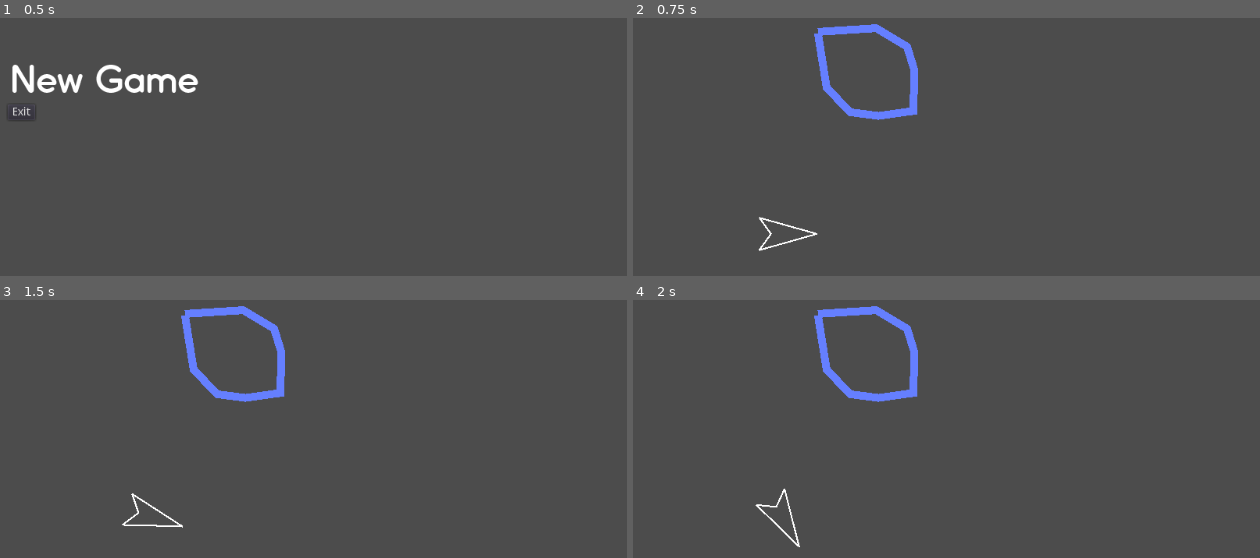
Above: before the commit, frames 1-4 (two rows, left to right).
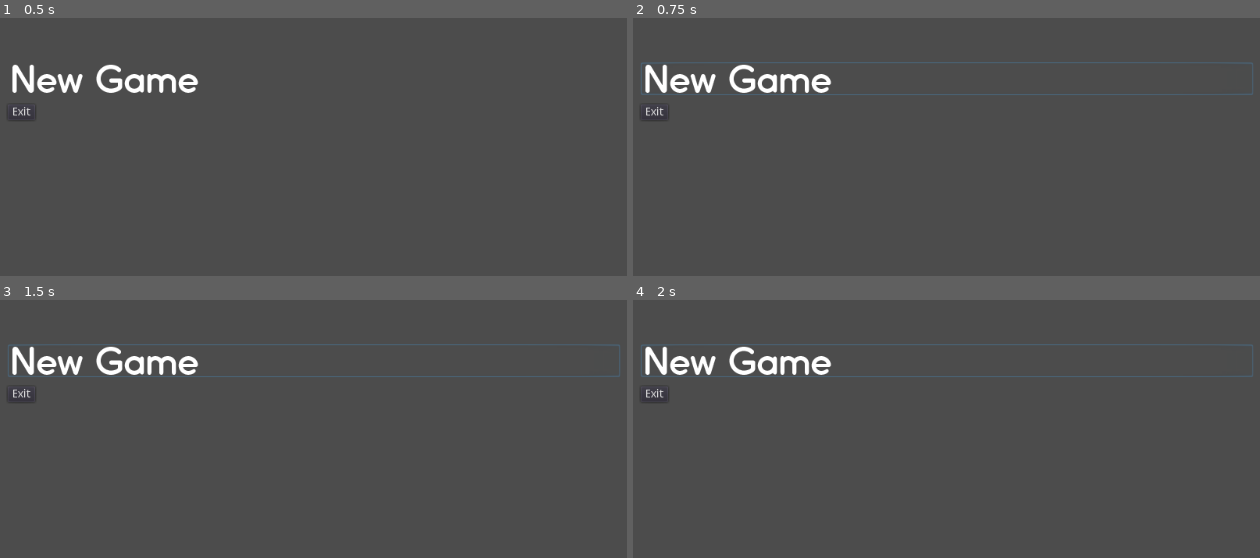
Above: after the commit, the same moments.

Repository: thinkyfish/MasterBlaster-Godot
Game: Godot game, scene res://menu.tscn
Two runs of this game, one before a commit and one after it. Both use one fixed random seed, a clock stepped at 60 frames per second and the inputs below.
Inputs (mouse positions are in pixels of both pictures, inside the frame that each line leads up to):
- Up to frame 1 (0.5 s): no input
- Up to frame 2 (0.75 s): click (946, 79) at 0.5 s
- Up to frame 3 (1.5 s): tap Enter at 1.25 s; hold Right (ui_right) from 1.28 s (still down)
- Up to frame 4 (2 s): keep holding Right (ui_right)

Frame 1 is identical in both runs. In frame 2, 3.9% of the frame differs, in the area x 1-99%, y 2-91%; in frame 3, 3.9%; in frame 4, 3.9%.

Commit message:
work submit

Diff:
--- a/KinematicBody2D.gd
+++ /dev/null
@@ -1,48 +0,0 @@
-extends KinematicBody2D
-
-export (int) var speed = 0
-export (float) var rotation_speed = 1.5
-var force = Vector2()
-var velocity = Vector2(100,100)
-var acceleration = Vector2(0,0)
-var rotation_dir = 0
-var drag = 0.008
-var thrust = 100
-var mass = 0.001
-func _ready():
-	position = Vector2(300,300)
-
-func get_input():
-	rotation_dir = 0
-	velocity = Vector2()
-	if Input.is_action_pressed('ui_right'):
-		rotation_dir += 1
-	if Input.is_action_pressed('ui_left'):
-		rotation_dir -= 1
-	if Input.is_action_pressed('ui_up'):
-		speed = thrust
-	else :
-		speed = velocity
-	if Input.is_action_pressed('ui_down'):
-		drag = 0.9
-
-func checkwrap():
-	if position.x > 1024 :
-		position.x -= 1024
-	if position.x < 0 :
-		position.x += 1024
-	if position.y > 600 :
-		position.y -= 600
-	if position.y < 0 :
-		position.y += 600
-
-
-func _physics_process(delta):
-	get_input()
-	rotation += rotation_dir * rotation_speed * delta
-	#Vector2(speed, 0).rotated(rotation)
-	acceleration = force / mass
-	velocity  = velocity + acceleration
-	velocity *= 0.5
-	move_and_slide(velocity * delta)
-	checkwrap()
--- a/Ship.gd
+++ /dev/null
@@ -1,13 +0,0 @@
-extends Line2D
-
-# Declare member variables here. Examples:
-# var a = 2
-# var b = "text"
-
-# Called when the node enters the scene tree for the first time.
-func _ready():
-	pass # Replace with function body.
-
-# Called every frame. 'delta' is the elapsed time since the previous frame.
-#func _process(delta):
-#	pass
--- a/game.tscn
+++ b/game.tscn
@@ -1,7 +1,7 @@
 [gd_scene load_steps=3 format=2]
 
 [ext_resource path="res://game.gd" type="Script" id=1]
-[ext_resource path="res://KinematicBody2D.gd" type="Script" id=2]
+[ext_resource path="res://KinematicShip.gd" type="Script" id=2]
 
 [node name="Node2D" type="Node2D"]
 script = ExtResource( 1 )
